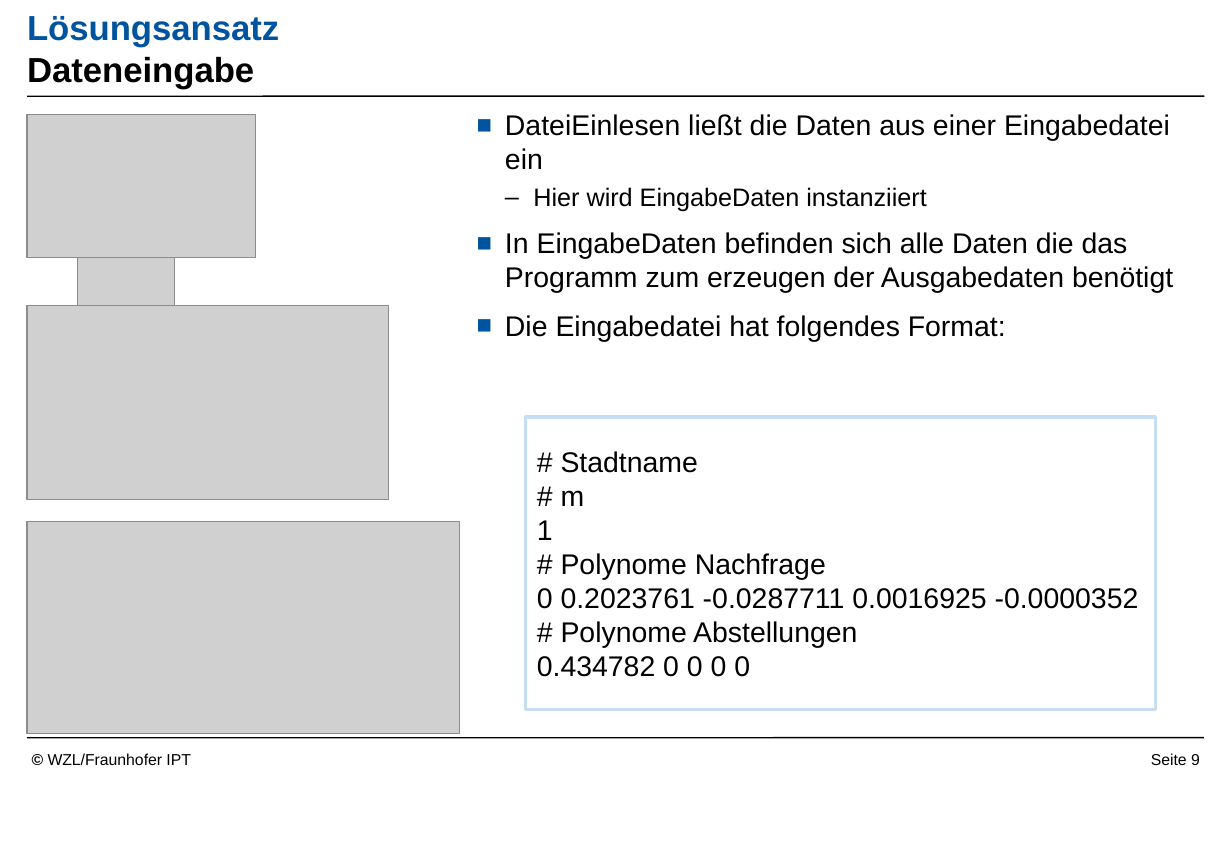
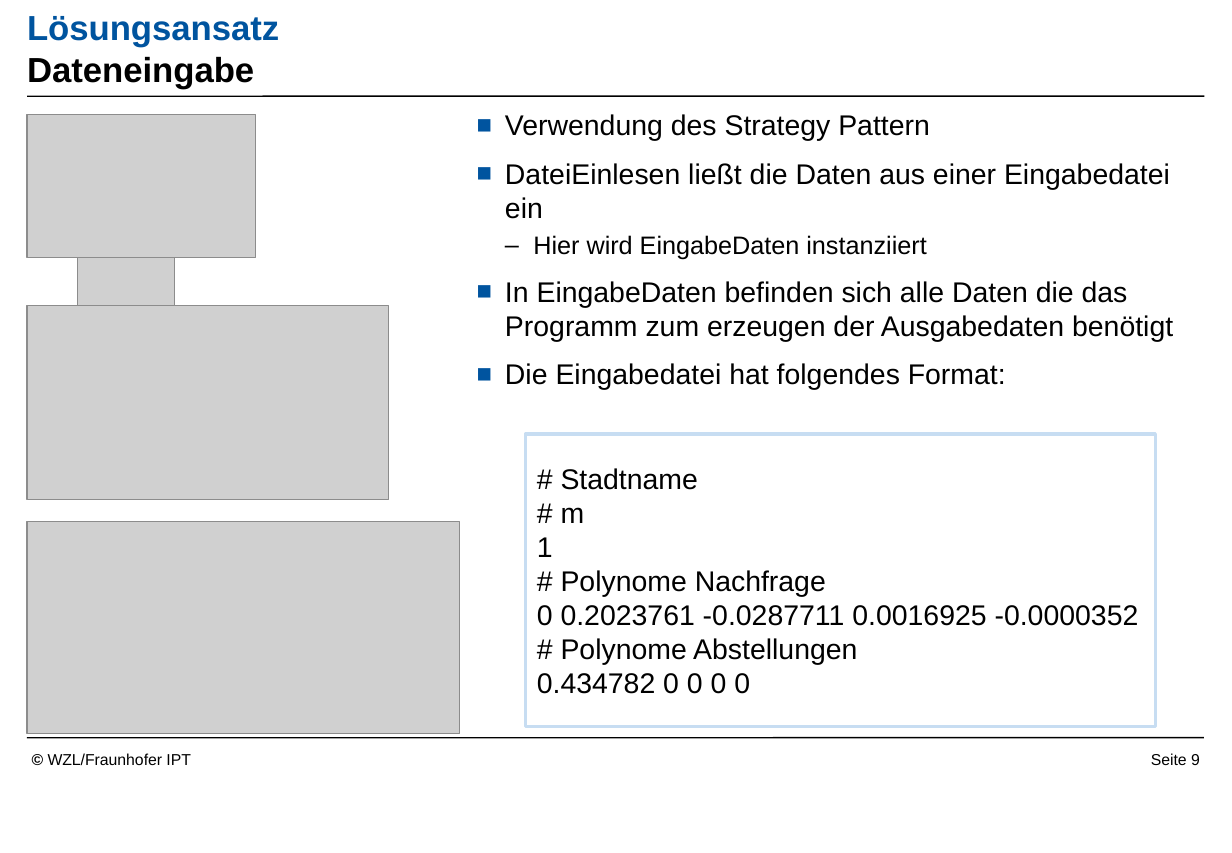
Before and after one commit to Readock/IHK2017, a slide deck: slide 9 of Vortrag/TemplateWZLElements.pptx. Drawn at 1232x853 pixels with LibreOffice and Linux fonts; fonts in the diff are those of the drawing; grey boxes stand for pictures; background and template pictures are left out. Boxes give left, top, right and bottom in pixels: in the first picture for what was removed or moved away, otherwise in the second. Text is boxed around its words. In the diff, an @@ line names an element or a change of style, - is before the commit and + after.

```diff
--- a/Vortrag/TemplateWZLElements.pptx
+++ b/Vortrag/TemplateWZLElements.pptx
@@ text at box(505, 114, 930, 141): paragraph added @@
+■ Verwendung des Strategy Pattern
@@ rectangle "# Stadtname": place and size @@
-rectangle "# Stadtname" at box(526, 417, 1156, 710)
+rectangle "# Stadtname" at box(526, 435, 1156, 727)
```
Also in this commit, not shown: 3 other slides changed.
